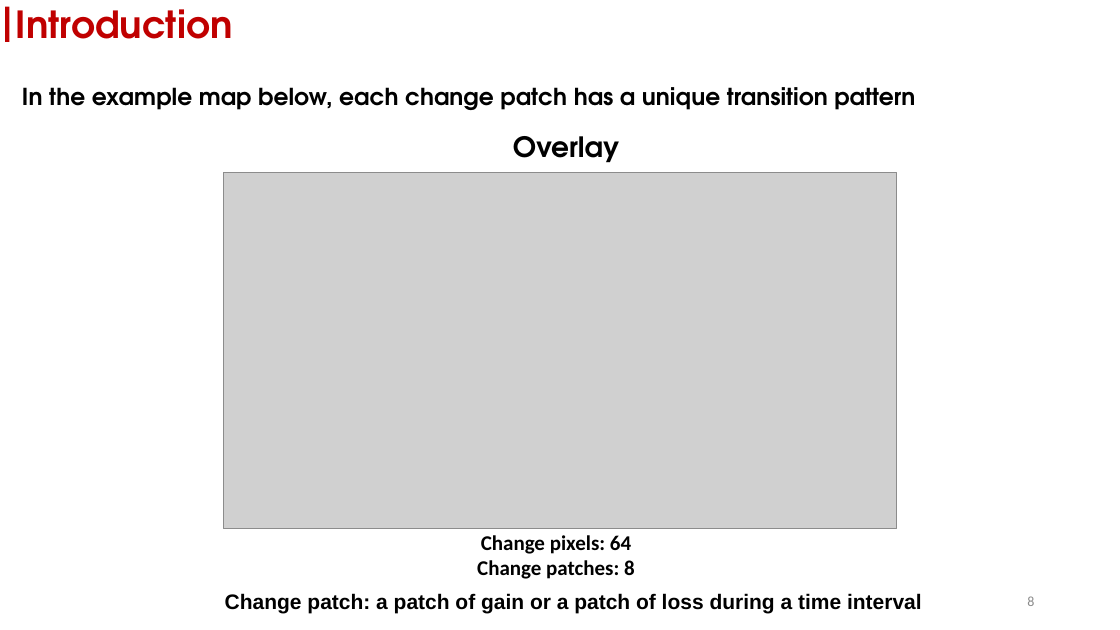
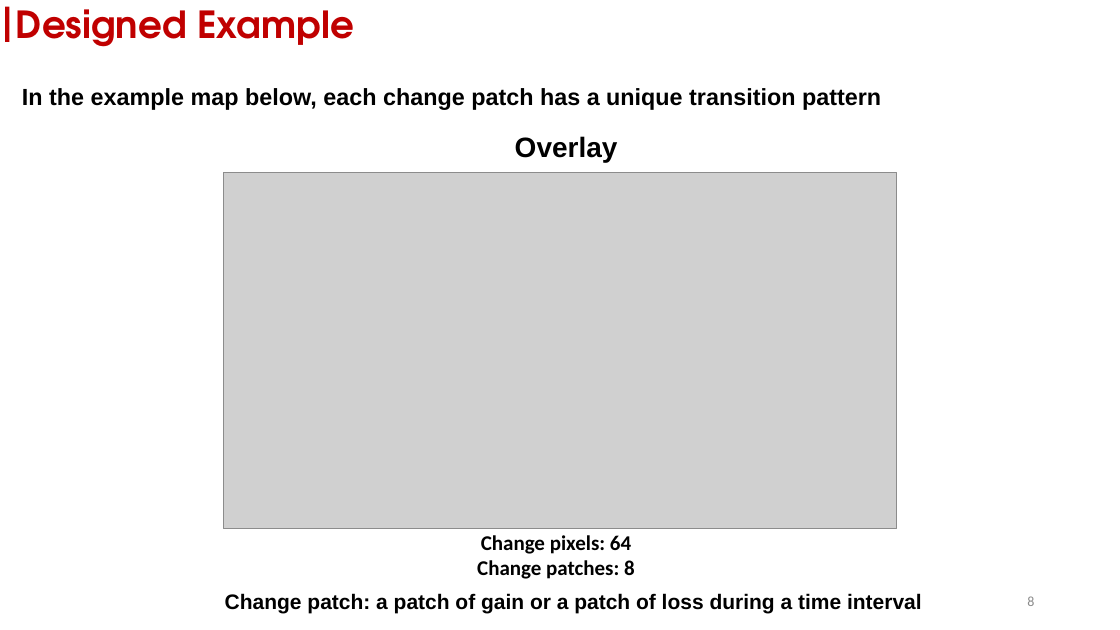
Before and after one commit to zay1996/Workshop_GIStimeseries, a slide deck: slide 8 of assets/slides/workshop_DynamicPATCH.pptx. Drawn at 1120x630 pixels with LibreOffice and Linux fonts; fonts in the diff are those of the drawing; grey boxes stand for pictures. Boxes give left, top, right and bottom in pixels: in the first picture for what was removed or moved away, otherwise in the second. Text is boxed around its words. In the diff, an @@ line names an element or a change of style, - is before the commit and + after.

```diff
--- a/assets/slides/workshop_DynamicPATCH.pptx
+++ b/assets/slides/workshop_DynamicPATCH.pptx
@@ text at [16,9,354,47]: text changed @@
-Introduction
+Designed Example
@@ text "In the example map below, ..." at [22,88,881,110]: font TeX Gyre Adventor to Arial @@
@@ text "Overlay" at [515,136,618,162]: font TeX Gyre Adventor to Arial @@
```
Also in this commit, not shown: 12 other slides changed, 3 slides added, 10 slides removed, 6 other files.
